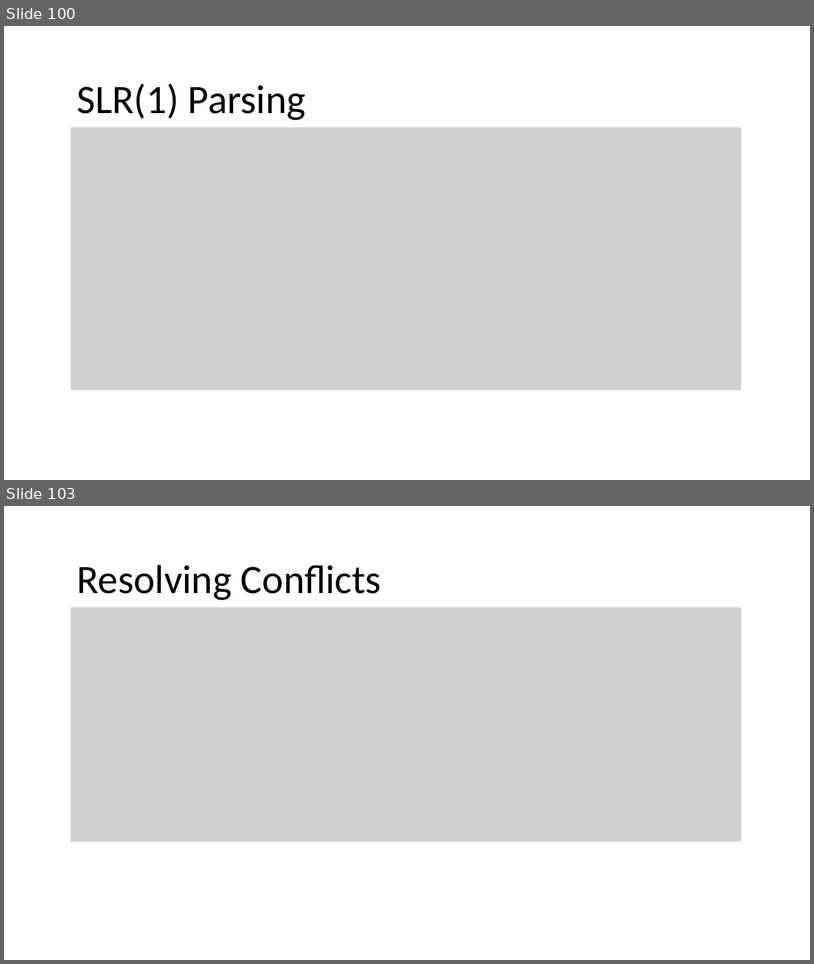
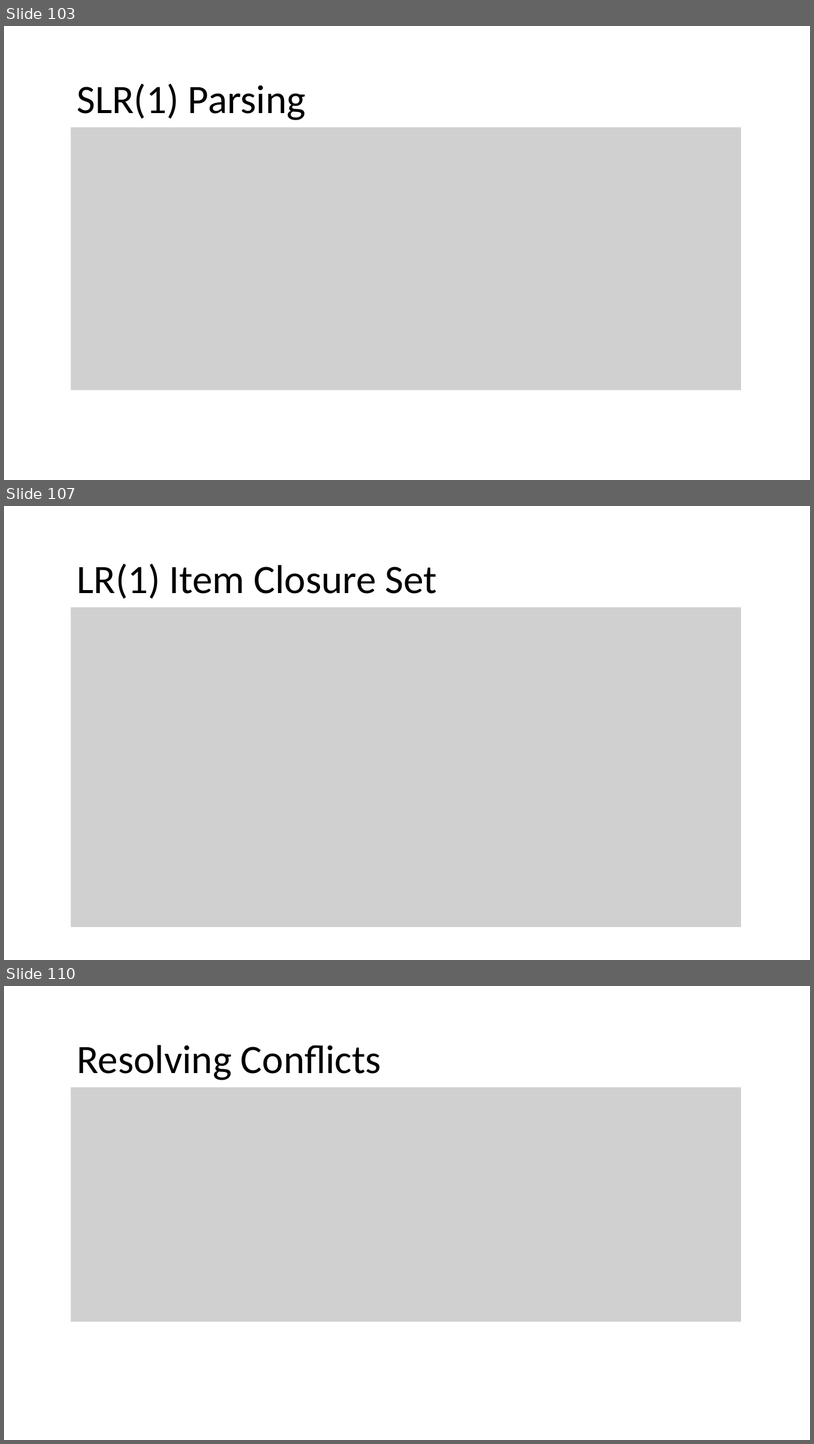
Before and after one commit to nivshani/compilation, a slide deck: slides/bottom_up_parsing.pptx. Shown one above the other, each under a label of ours: slides 100 and 103 before the commit, slides 103, 107 and 110 after it; the slides between them are not shown. The pictures are 814x964 and 814x1444 pixels, drawn with LibreOffice and Linux fonts; fonts in the diff are those of the drawing; grey boxes stand for pictures. Boxes give left, top, right and bottom in pixels: in the first picture for what was removed or moved away, otherwise in the second. Text is boxed around its words. In the diff, an @@ line names an element or a change of style, - is before the commit and + after.

```diff
--- a/slides/bottom_up_parsing.pptx
+++ b/slides/bottom_up_parsing.pptx
@@ slide 107 added at (4,506,810,960), background #FFFFFF @@
@@ text added at (77,564,437,598), 48 pt, text #000000 @@
+LR(1) Item Closure Set
@@ picture added at (71,607,742,927) @@
@@ what was slide 100 is now slide 103 @@
@@ what was slide 103 is now slide 110 @@
```
Also in this commit, not shown: 3 slides changed, 19 other slides added, 1 other file.
